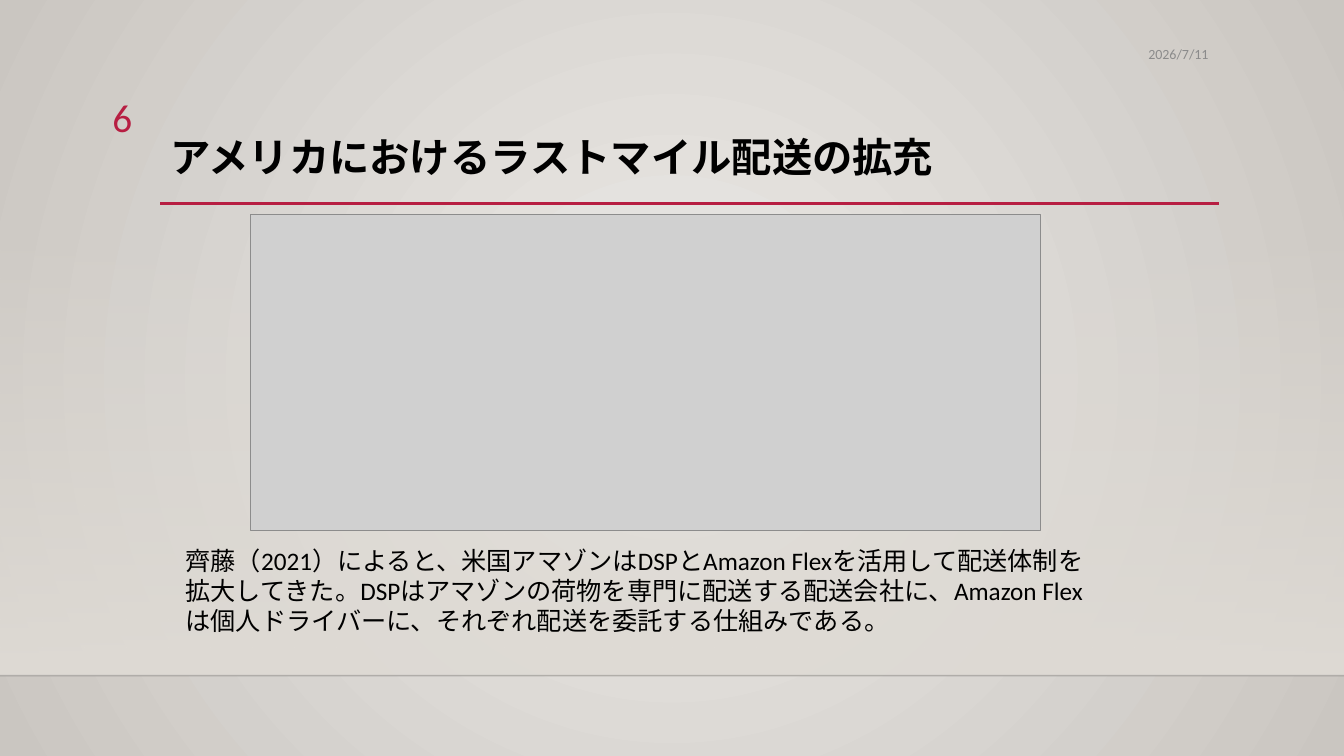
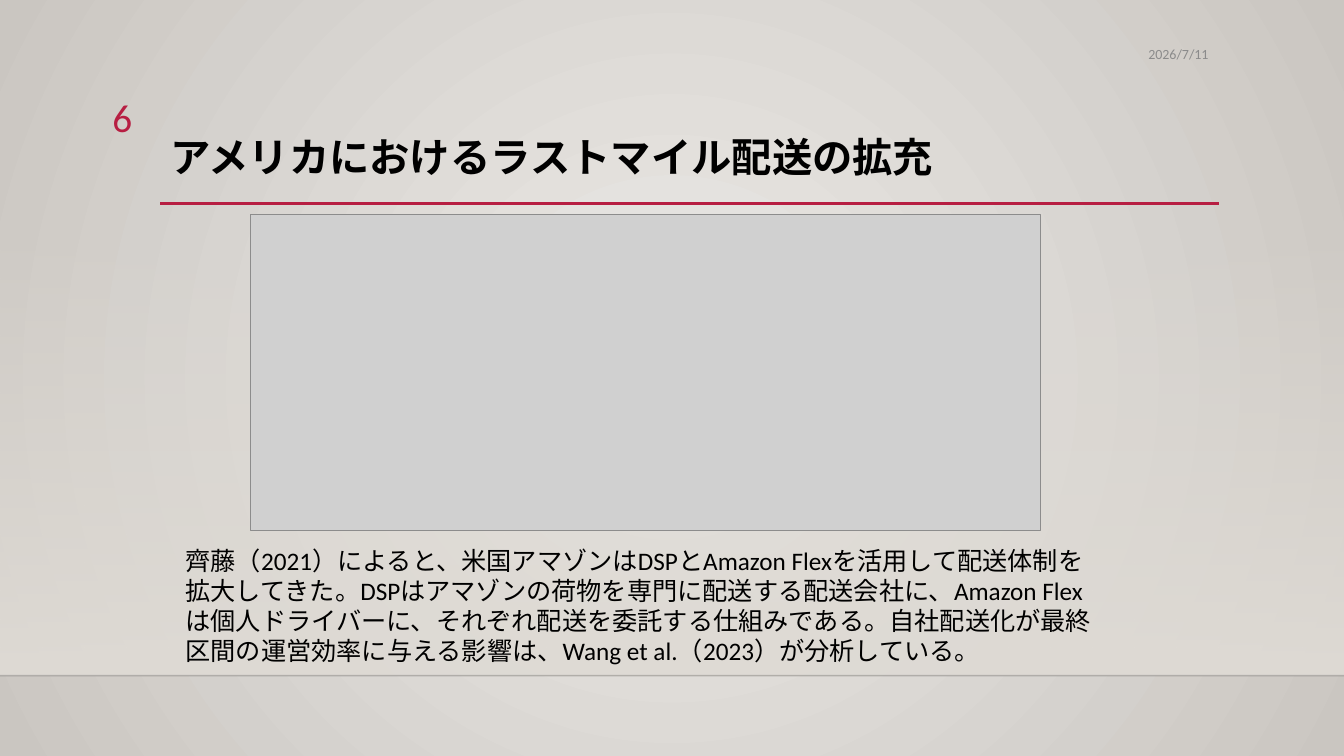
Before and after one commit to xbq738922642-cmd/claude-test, a slide deck: slide 6 of 中間発表_修正版.pptx. Drawn at 1344x756 pixels with LibreOffice and Linux fonts; fonts in the diff are those of the drawing; grey boxes stand for pictures; background and template pictures are left out. Boxes give left, top, right and bottom in pixels: in the first picture for what was removed or moved away, otherwise in the second. Text is boxed around its words. In the diff, an @@ line names an element or a change of style, - is before the commit and + after.

```diff
--- a/中間発表_修正版.pptx
+++ b/中間発表_修正版.pptx
@@ text at (x1=185, y1=548, x2=1091, y2=665): text changed @@
-齊藤（2021）によると、米国アマゾンはDSPとAmazon Flexを活用して配送体制を拡大してきた。DSPはアマゾンの荷物を専門に配送する配送会社に、Amazon Flexは個人ドライバーに、それぞれ配送を委託する仕組みである。
+齊藤（2021）によると、米国アマゾンはDSPとAmazon Flexを活用して配送体制を拡大してきた。DSPはアマゾンの荷物を専門に配送する配送会社に、Amazon Flexは個人ドライバーに、それぞれ配送を委託する仕組みである。自社配送化が最終区間の運営効率に与える影響は、Wang et al.（2023）が分析している。
```
Also in this commit, not shown: 4 other slides changed.
